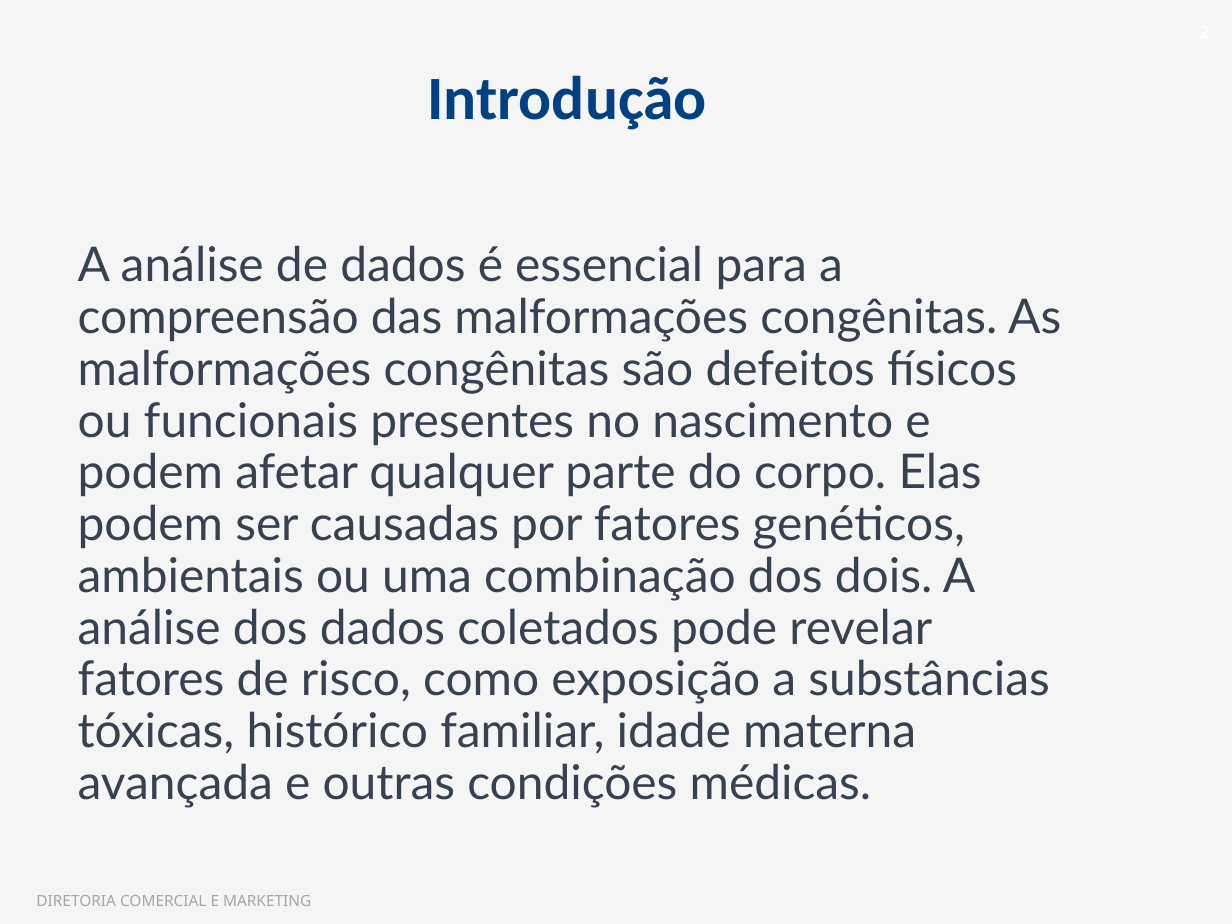
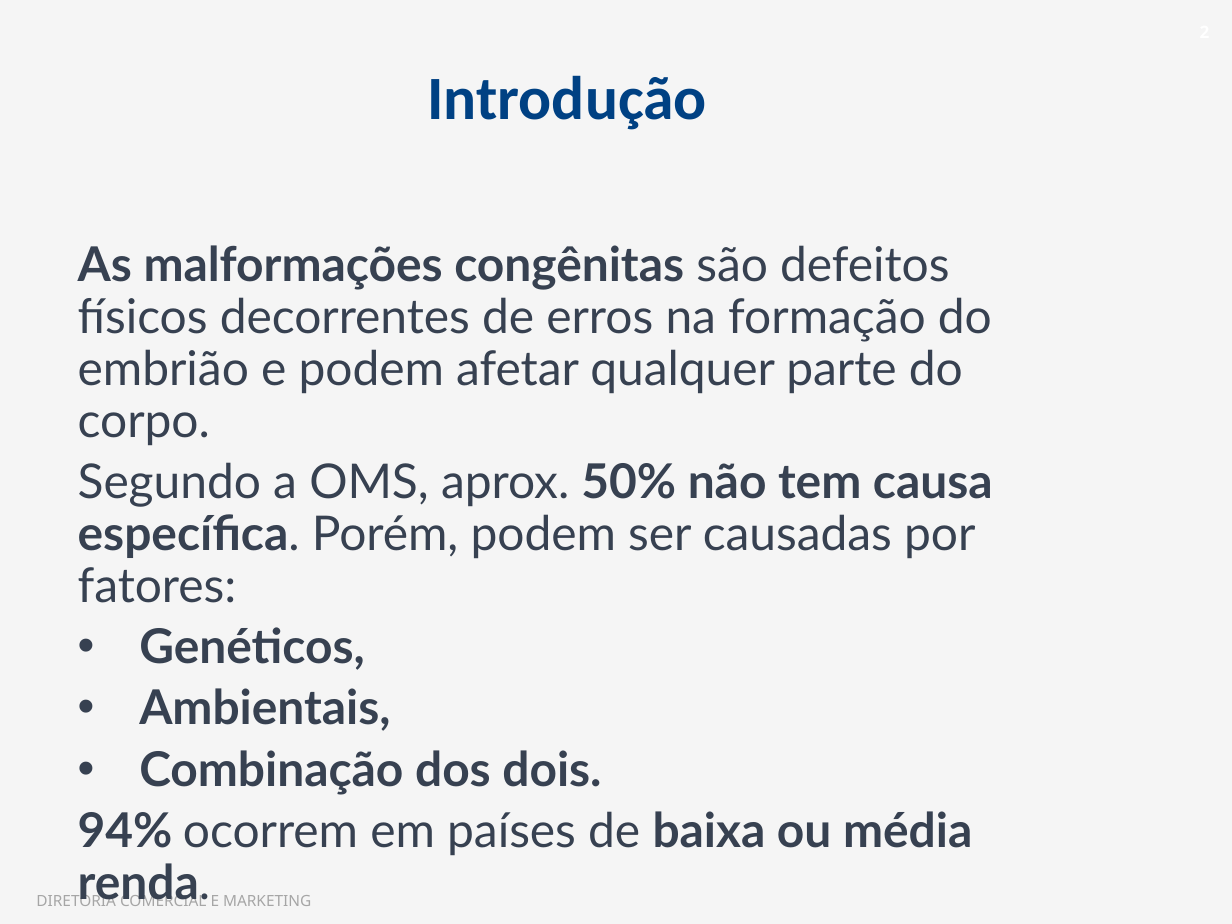
Before and after one commit to BrazilianDatathon2023/jornada-5, a slide deck: slide 2 of Apresentação Datathon.pptx. Drawn at 1232x924 pixels with LibreOffice and Linux fonts; fonts in the diff are those of the drawing; background and template pictures are left out. Boxes give left, top, right and bottom in pixels: in the first picture for what was removed or moved away, otherwise in the second. Text is boxed around its words. In the diff, an @@ line names an element or a change of style, - is before the commit and + after.

```diff
--- a/Apresentação Datathon.pptx
+++ b/Apresentação Datathon.pptx
@@ text at [78,245,993,906]: text changed @@
-A análise de dados é essencial para a compreensão das malformações congênitas. As malformações congênitas são defeitos físicos ou funcionais presentes no nascimento e podem afetar qualquer parte do corpo. Elas podem ser causadas por fatores genéticos, ambientais ou uma combinação dos dois. A análise dos dados coletados pode revelar fatores de risco, como exposição a substâncias tóxicas, histórico familiar, idade materna avançada e outras condições médicas.
+As malformações congênitas são defeitos físicos decorrentes de erros na formação do embrião e podem afetar qualquer parte do corpo.
+Segundo a OMS, aprox. 50% não tem causa específica. Porém, podem ser causadas por fatores:
+• Genéticos,
+• Ambientais,
+• Combinação dos dois.
+94% ocorrem em países de baixa ou média renda.
```
Also in this commit, not shown: 2 other slides changed.
